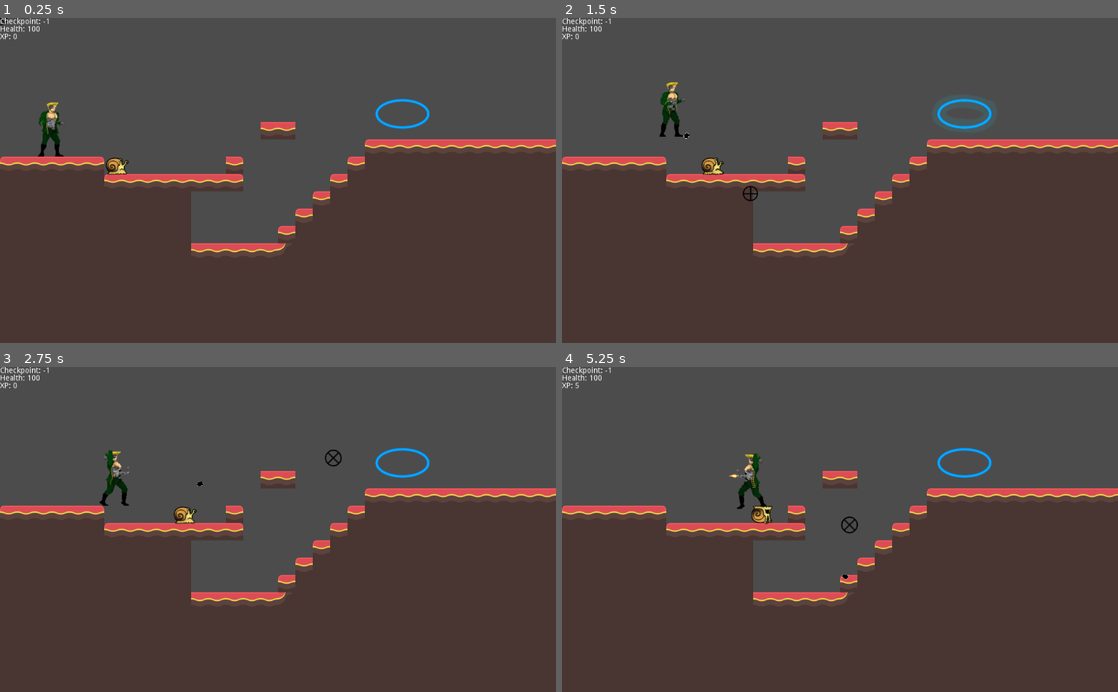
Above: before the commit, frames 1-4 (two rows, left to right).
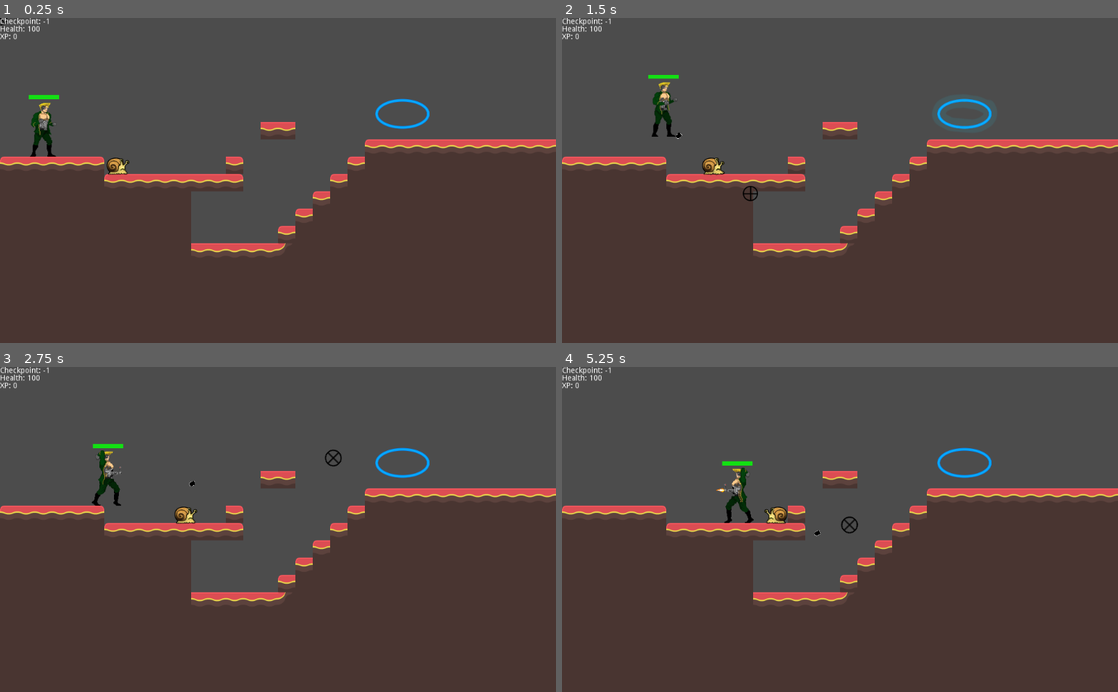
Above: after the commit, the same moments.

Repository: jfdoming/Project-B
Game: Godot game, scene res://scenes/Level2.tscn
The game is run twice, just before and just after one commit, with the same random seed, the same clock (stepped at 60 frames per second) and the same inputs. This scene is started directly instead of the project's main scene.
Inputs (mouse positions are in pixels of both pictures, inside the frame that each line leads up to):
- Up to frame 1 (0.25 s): no input
- Up to frame 2 (1.5 s): move the mouse to (962, 164) at 0.52 s; hold Right (ui_right) from 0.53 s (still down); click (962, 164) at 0.6 s; tap Space (ui_select) at 0.77 s; move the mouse to (728, 196) at 1.27 s; tap F (fire_chest) at 1.35 s
- Up to frame 3 (2.75 s): tap Space (ui_select) at 1.52 s; move the mouse to (333, 458) at 2.02 s; release Right (ui_right) at 2.03 s; hold Left (ui_left) from 2.03 s (still down); click (333, 458) at 2.1 s
- Up to frame 4 (5.25 s): move the mouse to (812, 594) at 2.77 s; release Left (ui_left) at 2.78 s; hold Right (ui_right) 2.78-4.28 s; tap F (fire_chest) at 2.85, 4.35 s; tap Space (ui_select) at 3.02, 3.77, 4.52 s; move the mouse to (1006, 578) at 3.52 s; click (1006, 578) at 3.6 s; move the mouse to (673, 480) at 4.27 s; hold Left (ui_left) 4.28-5.03 s; move the mouse to (867, 529) at 5.02 s; hold Right (ui_right) from 5.03 s (still down); click (867, 529) at 5.1 s

The runs differ from the first frame. In frame 1, 0.8% of the frame differs, in the area x 5-24%, y 23-49%; in frame 2, 0.7%; in frame 3, 0.8%; in frame 4, 1.1%, in the area x 2-52%, y 4-66%.

Commit message:
1.Player health bar done (except rotation bug that needs to be fixed) 2.'BasicEnemy' enemy can now kill/hurt the player

Diff:
--- a/Player.gd
+++ b/Player.gd
@@ -2,6 +2,7 @@
 
 signal smash_land
 signal win
+signal health
 
 export (PackedScene) var Bullet
 
@@ -22,7 +23,7 @@
 
 # Gameplay-related options.
 export (int) var max_health = 100
-export (float) var invuln_time = 1
+export (float) var invuln_time = 2
 export (int) var smash_damage = 50
 export (int) var bullet_damage = 10
 
@@ -47,9 +48,13 @@
 var checkpoint = -1
 var spawn_location = Vector2()
 
+#How much damage enemies do to do player
+export var basic_enemy_damage = 15
+
 func _ready():
 	spawn_location = position
 	_show_anim($StandAnimation)
+	emit_signal("health",max_health,max_health)
 
 func _stop_all_anim():
 	$StandAnimation.visible = false
@@ -138,6 +143,7 @@
 			_show_anim($StandAnimation)
 
 func _physics_process(delta):
+
 	calculate_velocity(delta)
 	if smashing and is_on_floor():
 		smashing = false
@@ -148,6 +154,7 @@
 		just_jumped = false
 	velocity = move_and_slide(velocity, Vector2(0, -1))
 
+
 func obtain_checkpoint(id, new_spawn_location):
 	# Mark if we have something to save.
 	if checkpoint != id or spawn_location != new_spawn_location:
@@ -184,6 +191,9 @@
 		return
 
 	health = max(health - damage, 0)
+
+	emit_signal("health",health,max_health)
+
 	if health == 0:
 		die()
 		return
@@ -217,6 +227,8 @@
 	Root.reset_layout()
 
 	health = max_health
+	emit_signal("health",health,max_health)
+
 	xp = spawn_xp
 
 	position.x = spawn_location.x
@@ -250,3 +262,8 @@
 
 func _on_FireChestAnimation_animation_finished():
 	firing_chest = false
+
+#This happens when an object of type enemy touches the player
+func _on_EnemyDetector_body_entered(body):
+	if "BasicEnemy" in body.name and body.isDead == false:
+		take_damage(basic_enemy_damage)
--- a/Player.tscn
+++ b/Player.tscn
@@ -8,6 +8,7 @@
 [ext_resource path="res://assets/smash4.png" type="Texture" id=6]
 [ext_resource path="res://assets/Stroheim-Sheet.png" type="Texture" id=7]
 [ext_resource path="res://assets/Stroheim-Sheet-gun.png" type="Texture" id=8]
+[ext_resource path="res://layout_elements/HealthBar.tscn" type="PackedScene" id=9]
 
 [sub_resource type="SpriteFrames" id=1]
 animations = [ {
@@ -247,13 +248,26 @@
 
 [sub_resource type="RectangleShape2D" id=45]
 extents = Vector2( 24, 40.9254 )
+
+[sub_resource type="RectangleShape2D" id=46]
+extents = Vector2( 22.2988, 18.8255 )
+
+[sub_resource type="RectangleShape2D" id=47]
+extents = Vector2( 47.5178, 80.7279 )
 
 [node name="Player" type="KinematicBody2D" groups=[
 "Persist",
 ]]
+z_index = 1000
 collision_layer = 9
-collision_mask = 3
+collision_mask = 7
 script = ExtResource( 1 )
+
+[node name="HealthBar" parent="." instance=ExtResource( 9 )]
+margin_left = 0.708572
+margin_top = -128.298
+margin_right = 0.708572
+margin_bottom = -128.298
 
 [node name="Smash" type="AnimatedSprite" parent="."]
 visible = false
@@ -263,6 +277,7 @@
 script = ExtResource( 5 )
 
 [node name="Camera2D" type="Camera2D" parent="."]
+visible = false
 current = true
 zoom = Vector2( 2, 2 )
 drag_margin_h_enabled = true
@@ -279,10 +294,10 @@
 wait_time = 0.1
 
 [node name="StandAnimation" type="AnimatedSprite" parent="."]
-visible = false
-position = Vector2( 0, -8 )
+position = Vector2( 0, -7.30167 )
 scale = Vector2( 2, 2 )
 frames = SubResource( 4 )
+frame = 1
 
 [node name="WalkAnimation" type="AnimatedSprite" parent="."]
 visible = false
@@ -318,8 +333,23 @@
 position = Vector2( -3.99033, 10.8089 )
 scale = Vector2( 2, 2 )
 shape = SubResource( 45 )
+
+[node name="EnemyDetector" type="Area2D" parent="."]
+position = Vector2( -127.925, 125.434 )
+
+[node name="HeadCollisionShape" type="CollisionShape2D" parent="EnemyDetector"]
+modulate = Color( 0.0862745, 0.368627, 0.121569, 1 )
+position = Vector2( 129.727, -214.571 )
+shape = SubResource( 46 )
+
+[node name="BodyCollisionShape" type="CollisionShape2D" parent="EnemyDetector"]
+modulate = Color( 0.192157, 0.403922, 0.0862745, 1 )
+position = Vector2( 124.935, -114.845 )
+shape = SubResource( 47 )
+[connection signal="health" from="." to="HealthBar" method="_on_Player_health"]
 [connection signal="smash_land" from="." to="Smash" method="_on_Player_smash_land"]
 [connection signal="animation_finished" from="Smash" to="Smash" method="_on_Smash_animation_finished"]
 [connection signal="timeout" from="InvulnTimer" to="." method="_on_InvulnTimer_timeout"]
 [connection signal="timeout" from="InvulnFlickerTimer" to="." method="_on_InvulnFlickerTimer_timeout"]
 [connection signal="animation_finished" from="FireChestAnimation" to="." method="_on_FireChestAnimation_animation_finished"]
+[connection signal="body_entered" from="EnemyDetector" to="." method="_on_EnemyDetector_body_entered"]
--- a/layout_elements/BasicEnemy.tscn
+++ b/layout_elements/BasicEnemy.tscn
@@ -8,63 +8,63 @@
 [ext_resource path="res://assets/Snail/BasicEnemyDead.png" type="Texture" id=6]
 
 [sub_resource type="RectangleShape2D" id=1]
+extents = Vector2( 35.7766, 26.3378 )
+
+[sub_resource type="RectangleShape2D" id=2]
 extents = Vector2( 30.519, 6.93612 )
 
-[sub_resource type="AtlasTexture" id=9]
+[sub_resource type="AtlasTexture" id=3]
 flags = 4
 atlas = ExtResource( 1 )
 region = Rect2( 0, 0, 81, 80 )
 
-[sub_resource type="AtlasTexture" id=10]
+[sub_resource type="AtlasTexture" id=4]
 flags = 4
 atlas = ExtResource( 1 )
 region = Rect2( 81, 0, 81, 80 )
 
-[sub_resource type="AtlasTexture" id=11]
+[sub_resource type="AtlasTexture" id=5]
 flags = 4
 atlas = ExtResource( 1 )
 region = Rect2( 162, 0, 81, 80 )
 
-[sub_resource type="AtlasTexture" id=12]
+[sub_resource type="AtlasTexture" id=6]
+flags = 4
+atlas = ExtResource( 6 )
+region = Rect2( 0, 0, 79, 68 )
+
+[sub_resource type="AtlasTexture" id=7]
 flags = 4
 atlas = ExtResource( 4 )
 region = Rect2( 0, 0, 81, 80 )
 
-[sub_resource type="AtlasTexture" id=13]
+[sub_resource type="AtlasTexture" id=8]
 flags = 4
 atlas = ExtResource( 5 )
 region = Rect2( 0, 0, 78, 80 )
 
-[sub_resource type="AtlasTexture" id=14]
+[sub_resource type="AtlasTexture" id=9]
 flags = 4
 atlas = ExtResource( 3 )
 region = Rect2( 0, 0, 78, 80 )
 
-[sub_resource type="AtlasTexture" id=8]
-flags = 4
-atlas = ExtResource( 6 )
-region = Rect2( 0, 0, 79, 68 )
-
-[sub_resource type="SpriteFrames" id=6]
+[sub_resource type="SpriteFrames" id=10]
 animations = [ {
-"frames": [ SubResource( 9 ), SubResource( 10 ), SubResource( 11 ) ],
+"frames": [ SubResource( 3 ), SubResource( 4 ), SubResource( 5 ) ],
 "loop": true,
 "name": "walkRight",
 "speed": 6.0
 }, {
-"frames": [ SubResource( 12 ), SubResource( 13 ), SubResource( 14 ) ],
+"frames": [ SubResource( 6 ) ],
+"loop": false,
+"name": "dead",
+"speed": 5.0
+}, {
+"frames": [ SubResource( 7 ), SubResource( 8 ), SubResource( 9 ) ],
 "loop": true,
 "name": "walkLeft",
 "speed": 5.0
-}, {
-"frames": [ SubResource( 8 ) ],
-"loop": false,
-"name": "dead",
-"speed": 5.0
 } ]
-
-[sub_resource type="RectangleShape2D" id=7]
-extents = Vector2( 34.944, 26.3378 )
 
 [node name="BasicEnemy" type="KinematicBody2D"]
 position = Vector2( 1.13205, -2.64147 )
@@ -72,6 +72,10 @@
 collision_mask = 9
 script = ExtResource( 2 )
 speed = Vector2( 100, 800 )
+
+[node name="CollisionShape2D" type="CollisionShape2D" parent="."]
+position = Vector2( -2.93229, 6.6344 )
+shape = SubResource( 1 )
 
 [node name="StompDetector" type="Area2D" parent="."]
 position = Vector2( -57.8183, 37.3614 )
@@ -82,17 +86,13 @@
 modulate = Color( 0.0745098, 0.0352941, 0.733333, 1 )
 position = Vector2( 55.0243, -63.6409 )
 z_index = 1
-shape = SubResource( 1 )
+shape = SubResource( 2 )
 
 [node name="AnimatedSprite" type="AnimatedSprite" parent="."]
 position = Vector2( -1.47212, 2.02163 )
 scale = Vector2( 1.13611, 1.04036 )
-frames = SubResource( 6 )
+frames = SubResource( 10 )
 animation = "walkLeft"
-
-[node name="CollisionShape2D" type="CollisionShape2D" parent="."]
-position = Vector2( -2.93229, 6.6344 )
-shape = SubResource( 7 )
 
 [node name="VisibilityEnabler2D" type="VisibilityEnabler2D" parent="."]
 position = Vector2( -1.09563, 9.93486 )
--- /dev/null
+++ b/layout_elements/HealthBar.gd
@@ -0,0 +1,31 @@
+extends Control
+
+onready var update_tween = $UpdateTween
+onready var health_over = $HealthBarOver
+onready var health_under = $HealthBarUnder
+
+#Health of player is updated.
+# health may be 0, or amount may be 0.
+func _on_Player_health(setHealth,maxHealth):
+	var percentage_health = health_bar_value_Update(setHealth,maxHealth) #Sets value
+	health_bar_color_Update() #Sets color
+	update_tween.interpolate_property(health_under,"value",
+	health_under.value,percentage_health,0.4,Tween.TRANS_SINE,Tween.EASE_IN_OUT)
+	update_tween.start()
+
+
+#Sets health bar value so it represents a percentage
+func health_bar_value_Update(setHealth,maxHealth) -> int:
+	var percentage_health = int((float(setHealth) / maxHealth)*100)
+	health_over.value = percentage_health
+	return percentage_health
+
+#Precondition: health bar has a value that's between 0-100.
+# This represents percentages.
+func health_bar_color_Update():
+	if health_over.value >= 60:
+		health_over.set_tint_progress("14e114") #green
+	elif health_over.value <=60 and health_over.value>25:
+		health_over.set_tint_progress("e1be32") #orange
+	else:
+		health_over.set_tint_progress("e11e1e") #red
--- /dev/null
+++ b/layout_elements/HealthBar.tscn
@@ -0,0 +1,39 @@
+[gd_scene load_steps=3 format=2]
+
+[ext_resource path="res://layout_elements/HealthBar.gd" type="Script" id=1]
+[ext_resource path="res://assets/HealthBar/white.png" type="Texture" id=2]
+
+[node name="HealthBar" type="Control"]
+script = ExtResource( 1 )
+__meta__ = {
+"_edit_use_anchors_": false
+}
+
+[node name="UpdateTween" type="Tween" parent="."]
+
+[node name="HealthBarUnder" type="TextureProgress" parent="."]
+margin_left = -56.0
+margin_top = -7.0
+margin_right = 56.0
+margin_bottom = 8.0
+texture_under = ExtResource( 2 )
+texture_progress = ExtResource( 2 )
+tint_under = Color( 0, 0, 0, 1 )
+tint_progress = Color( 1, 0, 0, 1 )
+nine_patch_stretch = true
+__meta__ = {
+"_edit_use_anchors_": false
+}
+
+[node name="HealthBarOver" type="TextureProgress" parent="."]
+margin_left = -56.0
+margin_top = -7.0
+margin_right = 56.0
+margin_bottom = 8.0
+texture_progress = ExtResource( 2 )
+tint_under = Color( 0, 0, 0, 1 )
+tint_progress = Color( 0, 1, 0.0392157, 1 )
+nine_patch_stretch = true
+__meta__ = {
+"_edit_use_anchors_": false
+}
--- a/layouts/Layout1.tscn
+++ b/layouts/Layout1.tscn
@@ -7,7 +7,6 @@
 [ext_resource path="res://layout_elements/DeathArea.tscn" type="PackedScene" id=5]
 [ext_resource path="res://layout_elements/Goal.tscn" type="PackedScene" id=6]
 [ext_resource path="res://scenes/Sidescroller.tscn" type="PackedScene" id=7]
-[ext_resource path="res://layout_elements/BasicEnemy.tscn" type="PackedScene" id=8]
 
 [node name="Layout1" type="Node2D"]
 
@@ -88,10 +87,6 @@
 
 [node name="DeathArea" parent="." instance=ExtResource( 5 )]
 
-[node name="BasicEnemy" parent="." instance=ExtResource( 8 )]
-position = Vector2( 741.13, 408.221 )
-collision_mask = 12
-
 [node name="Enemy" parent="." instance=ExtResource( 3 )]
 position = Vector2( 272, 432 )
 
--- a/scenes/Level2.tscn
+++ b/scenes/Level2.tscn
@@ -230,17 +230,29 @@
 }
 
 [node name="Sidescroller" parent="." instance=ExtResource( 2 )]
-position = Vector2( -344.869, 173.609 )
+position = Vector2( -373.596, 177.384 )
 
 [node name="Player" parent="Sidescroller" index="0"]
 collision_layer = 8
-collision_mask = 7
-
-[node name="Camera2D" parent="Sidescroller/Player" index="1"]
+
+[node name="HealthBar" parent="Sidescroller/Player" index="0"]
+margin_left = -0.291428
+margin_right = -0.291428
+
+[node name="Camera2D" parent="Sidescroller/Player" index="2"]
 limit_left = 0
 limit_top = 0
 limit_right = 2100
 limit_bottom = 1017
+
+[node name="CheckpointLabel" parent="Sidescroller/HUD" index="1"]
+visible = true
+
+[node name="HealthLabel" parent="Sidescroller/HUD" index="2"]
+visible = true
+
+[node name="XPLabel" parent="Sidescroller/HUD" index="3"]
+visible = true
 
 [node name="BasicEnemy" parent="." instance=ExtResource( 3 )]
 position = Vector2( 432.376, 544.736 )
--- a/scenes/Sidescroller.tscn
+++ b/scenes/Sidescroller.tscn
@@ -61,6 +61,7 @@
 script = ExtResource( 6 )
 
 [node name="CheckpointLabel" type="Label" parent="HUD"]
+visible = false
 margin_right = 40.0
 margin_bottom = 14.0
 text = "Checkpoint:"
@@ -70,6 +71,7 @@
 }
 
 [node name="HealthLabel" type="Label" parent="HUD"]
+visible = false
 margin_top = 14.0
 margin_right = 46.0
 margin_bottom = 28.0
@@ -80,6 +82,7 @@
 }
 
 [node name="XPLabel" type="Label" parent="HUD"]
+visible = false
 margin_top = 28.0
 margin_right = 46.0
 margin_bottom = 42.0
Not shown: 1 places in Player.tscn that only renumber resources
Binary file added: assets/HealthBar/border.png
Not shown, added: assets/HealthBar/border.png.import
Binary file added: assets/HealthBar/white.png
Not shown, added: assets/HealthBar/white.png.import
Not shown: 1 places in layouts/Layout1.tscn that only renumber resources
